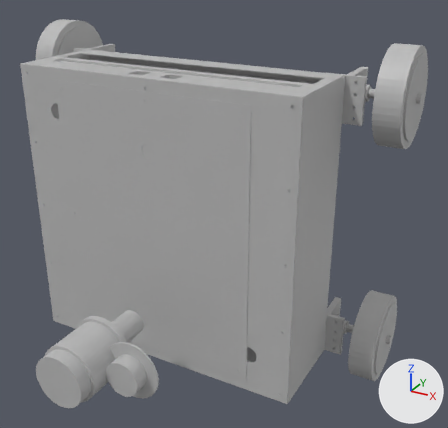
A saved change to the glTF model bvr/cad/exports/gltf/bvr1_assembly_realistic.glb.
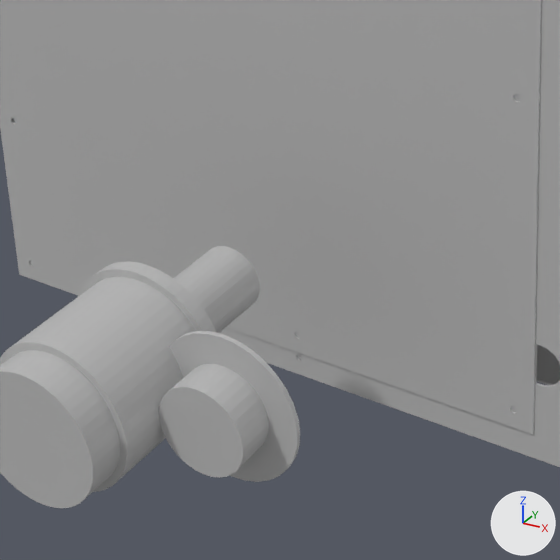
The first picture shows the older version from a 50 mm lens placed at (589.0, -1110.0, 470.0), pointed at (96.0, -213.0, 22.0). The close-ups show the older and then the newer version on the part from 10% to 57% of the width and 51% to 100% of the height of that picture. Only the edits that show in the close-ups are written down. The lights are fixed; the arrows at lower right show +X, +Y and +Z.

Script lines for the objects in view, before the commit:
```python
me_body_union_union = bpy.data.meshes.new('body-union-union')
me_body_union_union.from_pydata(...)  # 208 vertices, 412 faces; spans x -23.0..23.0, y -497.0..-372.0, z -173.0..-117.0
me_body_union_union.materials.append(mat_default_007)  # grey #bcbcbc
me_ground_plane_union = bpy.data.meshes.new('ground_plane-union')
me_ground_plane_union.from_pydata(...)  # 128 vertices, 252 faces; spans x 30.0..130.0, y -510.0..-482.0, z -195.0..-95.0
me_ground_plane_union.materials.append(mat_default_008)  # grey #bcbcbc
me_top_lid_diff_diff_diff_diff = bpy.data.meshes.new('top_lid-diff-diff-diff-diff')
me_top_lid_diff_diff_diff_diff.from_pydata(...)  # 968 vertices, 1992 faces; spans x -270.0..270.0, y -301.0..-299.0, z -270.0..270.0
me_top_lid_diff_diff_diff_diff.materials.append(mat_default_006)  # grey #bcbcbc
ob_body_union_union = bpy.data.objects.new('body-union-union', me_body_union_union)
ob_body_union_union.location = (0.0, 0.0, 0.0)
ob_ground_plane_union = bpy.data.objects.new('ground_plane-union', me_ground_plane_union)
ob_ground_plane_union.location = (0.0, 0.0, 0.0)
ob_top_lid_diff_diff_diff_diff = bpy.data.objects.new('top_lid-diff-diff-diff-diff', me_top_lid_diff_diff_diff_diff)
ob_top_lid_diff_diff_diff_diff.location = (0.0, 0.0, 0.0)
# also in view: 'panel-union-diff' at (0.0, -300.0, 0.0); 'front_lower-union-union-union-union-diff-diff-diff-diff-diff-diff' at (0.0, -210.0, 0.0); 'base-union-union' at (0.0, -507.0, -145.0)
```
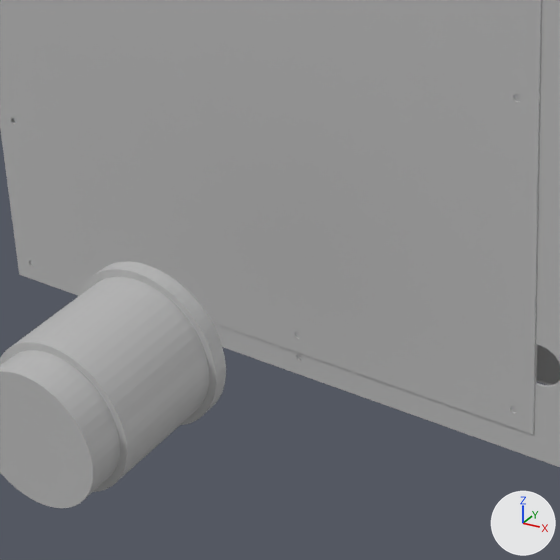
Where the change shows, as pixel boxes (x1, y1, x2, y2) in the close-ups (560 x 560 px):
'ground_plane-union', deleted: before (159, 331, 300, 482)
'body-union-union', deleted: before (173, 246, 260, 333)

Edits to the bpy script that builds the scene:
```text
Remove ob_body_union_union:
    ob_body_union_union = bpy.data.objects.new('body-union-union', me_body_union_union)
    ob_body_union_union.location = (0.0, 0.0, 0.0)
Remove ob_ground_plane_union:
    ob_ground_plane_union = bpy.data.objects.new('ground_plane-union', me_ground_plane_union)
    ob_ground_plane_union.location = (0.0, 0.0, 0.0)
```
